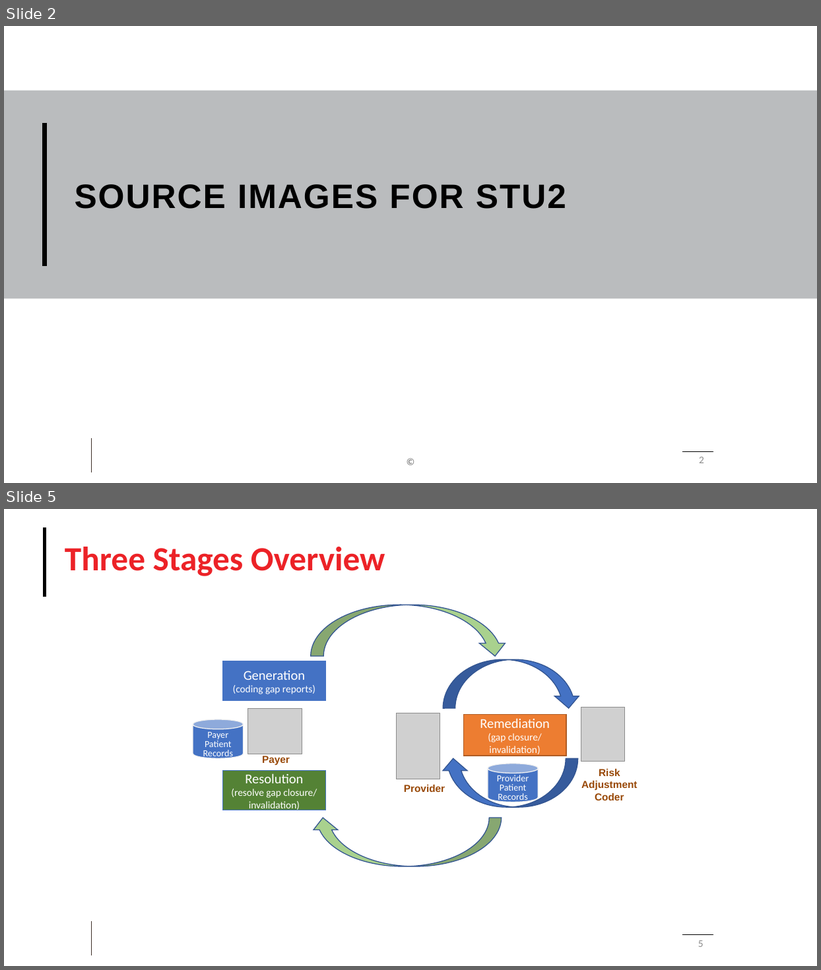
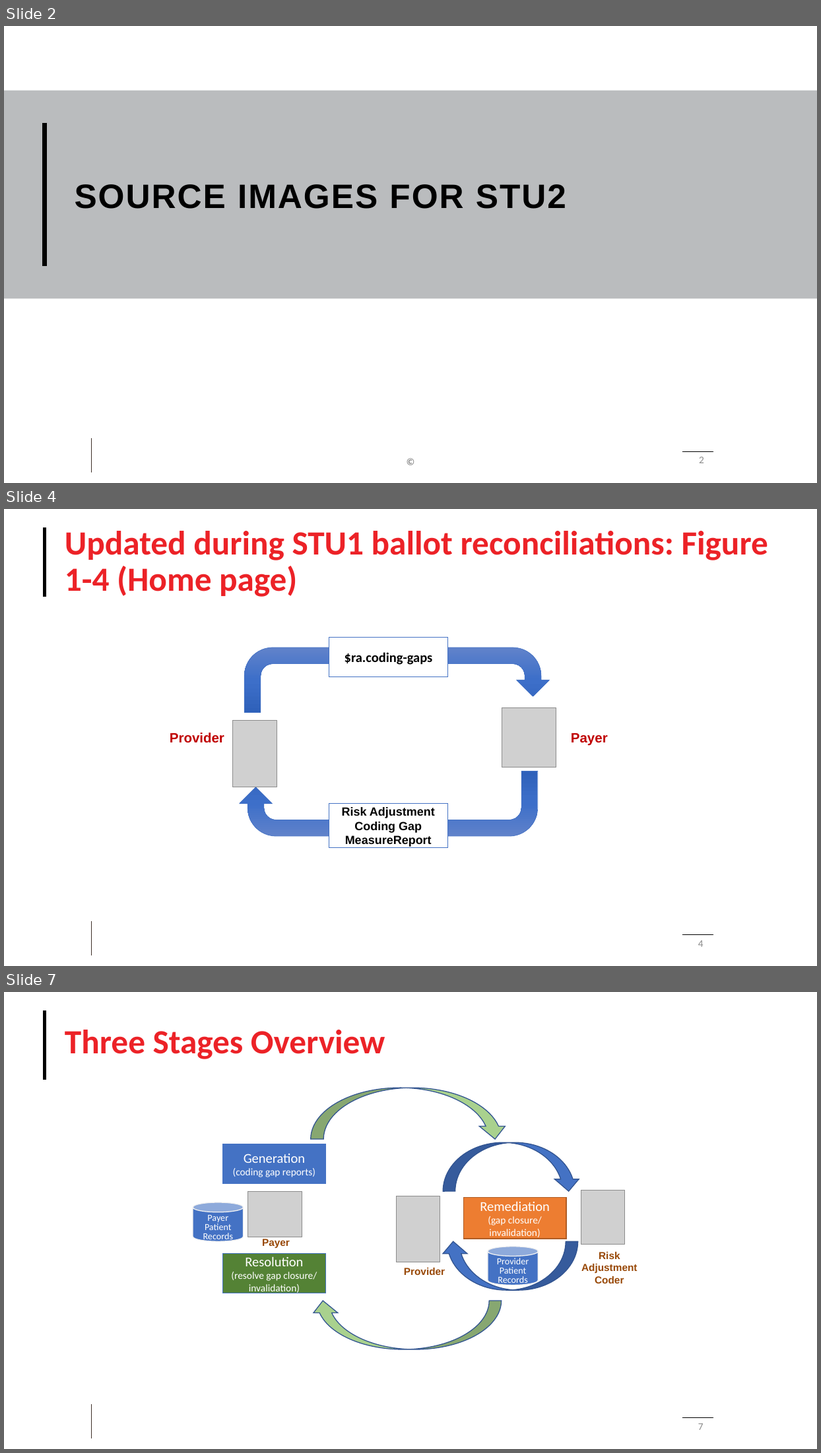
Before and after one commit to HL7/davinci-ra, a slide deck: input/images/Source/Risk Adjustment Images.pptx. Shown one above the other, each under a label of ours: slides 2 and 5 before the commit, slides 2, 4 and 7 after it; the slides between them are not shown. The pictures are 821x970 and 821x1453 pixels, drawn with LibreOffice and Linux fonts; fonts in the diff are those of the drawing; grey boxes stand for pictures; background and template pictures are left out. Boxes give left, top, right and bottom in pixels: in the first picture for what was removed or moved away, otherwise in the second. Text is boxed around its words. In the diff, an @@ line names an element or a change of style, - is before the commit and + after.

Commit message:
renamed "cc-gaps" to "coding-gaps" across the IG updated images changed from Risk Adjustment Coding Gap Report to Risk Adjustment Coding Gap MeasureReport when refer to profile added missing link-list.md inclusion to report-generation page

```diff
--- a/input/images/Source/Risk Adjustment Images.pptx
+++ b/input/images/Source/Risk Adjustment Images.pptx
@@ slide 4 added at [4,509,817,966], background #FFFFFF; not listed: 3 template elements that a slide beside it also shows @@
@@ title added at [65,531,768,597], 40 pt, text #EC2227, bold @@
+Updated during STU1 ballot reconciliations: Figure 1-4 (Home page)
@@ rectangle added at [329,637,448,677], fill #FFFFFF, outline #4472C4 0.5 pt, 16 pt, text #000000, bold @@
+$ra.coding-gaps
@@ uturn arrow added at [244,648,549,713], fill gradient #6183CB to #3E70CA to #3062BB, outline #4472C4 0.5 pt @@
@@ picture added at [233,721,277,787] @@
@@ picture added at [502,708,556,768] @@
@@ text added at [170,733,224,743], 16 pt, text #C00000, bold @@
+Provider
@@ text added at [571,733,608,746], 16 pt, text #C00000, bold @@
+Payer
@@ uturn arrow added at [240,771,538,836], fill gradient #6183CB to #3E70CA to #3062BB, outline #4472C4 0.5 pt @@
@@ rectangle added at [329,804,448,848], fill #FFFFFF, outline #4472C4 0.5 pt, 14 pt, text #000000, bold @@
+Risk Adjustment Coding Gap MeasureReport
@@ page number added at [698,941,704,947], 12 pt, text #8C8C8C @@
+4
@@ what was slide 5 is now slide 7 @@
@@ page number at [698,1424,704,1430]: text changed @@
-5
+7
```
Also in this commit, not shown: 2 slides changed, 1 other slide added, 23 other files.
